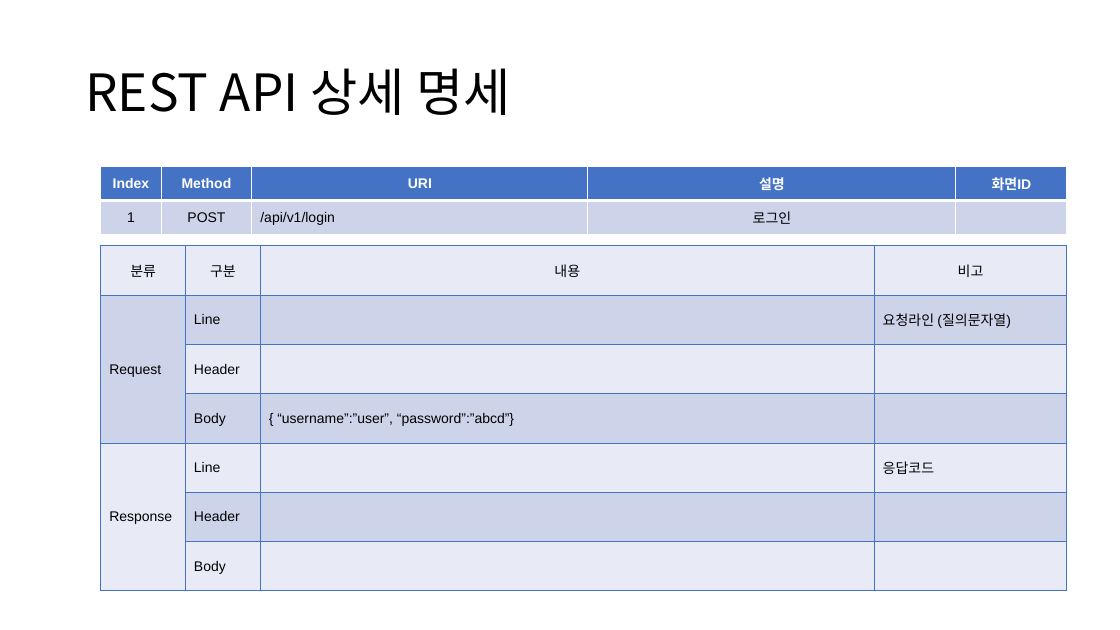
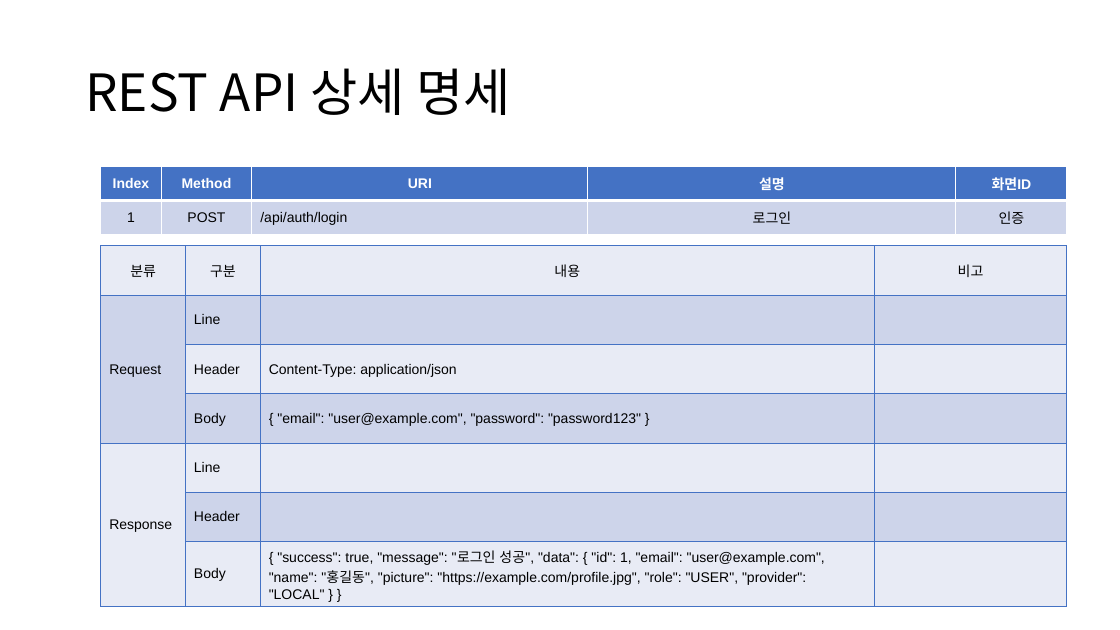
Before and after one commit to kimyuchan-1/MiniProject, a slide deck: slide 22 of 미니프로젝트계획서.pptx (slide 20 before the commit). Drawn at 1120x630 pixels with LibreOffice and Linux fonts; fonts in the diff are those of the drawing. Boxes give left, top, right and bottom in pixels: in the first picture for what was removed or moved away, otherwise in the second. Text is boxed around its words. In the diff, an @@ line names an element or a change of style, - is before the commit and + after.

```diff
--- a/미니프로젝트계획서.pptx
+++ b/미니프로젝트계획서.pptx
@@ table at [101,166,1067,234] @@
-row 2, column 3: /api/v1/login
+row 2, column 3: /api/auth/login
-row 2, column 5: 
+row 2, column 5: 인증
@@ table at [101,246,1067,603] @@
-row 2: Request | Line |  | 요청라인 (질의문자열)
+row 2: Request | Line |  | 
+row 3:  | Header | Content-Type: application/json | 
+row 4:  | Body | { "email": "user@example.com", "password": "password123" } | 
+row 5: Response | Line |  | 
-row 4:  | Body | { “username”:”user”, “password”:”abcd”} | 
-row 5: Response | Line |  | 응답코드
-row 6:  | Header |  | 
-row 7:  | Body |  | 
+row 7:  | Body | { "success": true, "message": "로그인 성공", "data": { "id": 1, "email": "user@example.com", "name": "홍길동", "picture": "https://example.com/profile.jpg", "role": "USER", "provider": "LOCAL" } } | 
```
Also in this commit, not shown: 3 other slides changed, 29 slides added, 11 other files.
